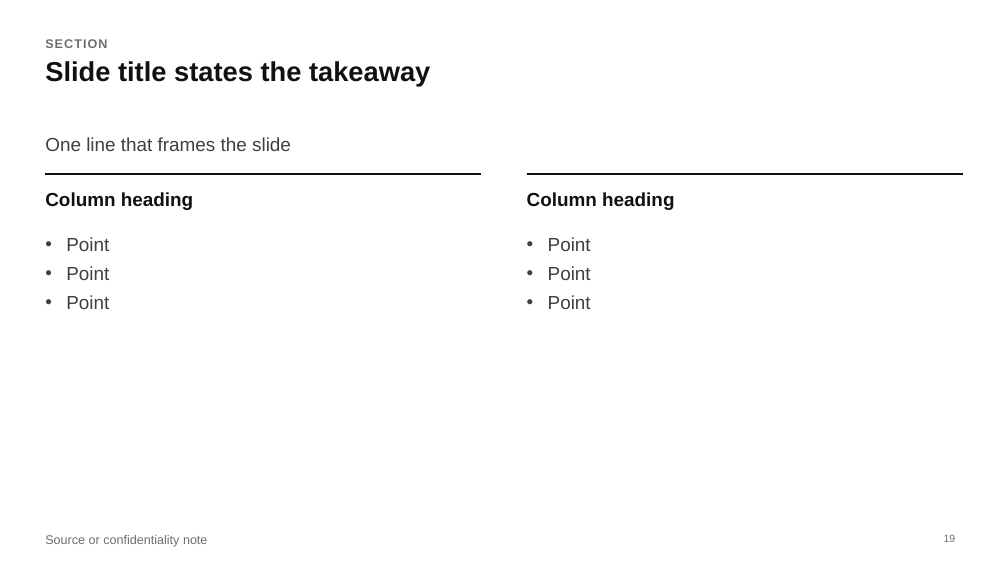
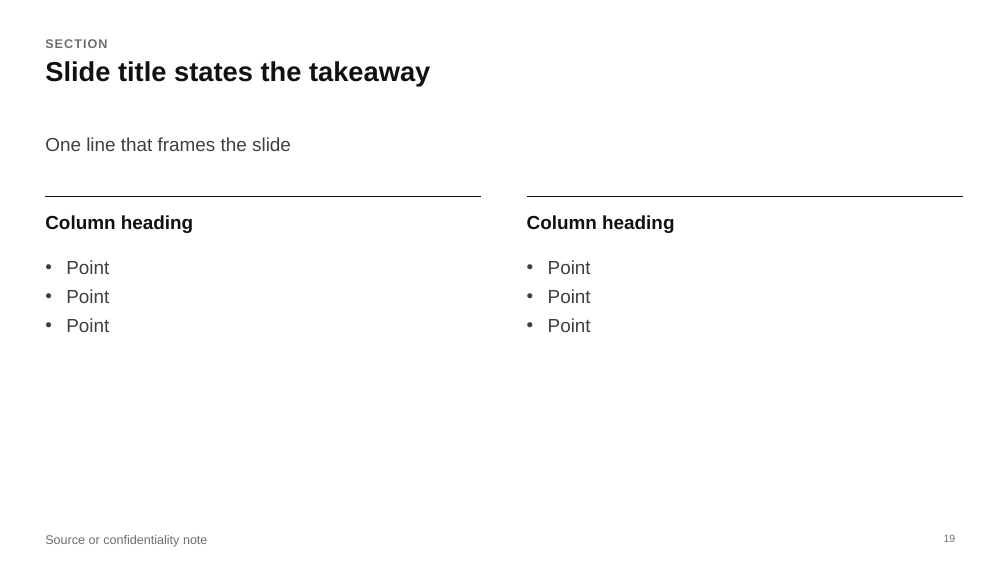
Before and after one commit to MaximeRumpler/Make_Clean_PPTX, a slide deck: slide 19 of skills/make-clean-pptx/assets/layouts.pptx. Drawn at 1008x567 pixels with LibreOffice and Linux fonts; fonts in the diff are those of the drawing. Boxes give left, top, right and bottom in pixels: in the first picture for what was removed or moved away, otherwise in the second. Text is boxed around its words. In the diff, an @@ line names an element or a change of style, - is before the commit and + after.

```diff
--- a/skills/make-clean-pptx/assets/layouts.pptx
+++ b/skills/make-clean-pptx/assets/layouts.pptx
@@ 2 texts, 2 lines: place and size @@
-2 texts, 2 lines at bbox=[45, 174, 963, 210]
+2 texts, 2 lines at bbox=[45, 197, 963, 233]
@@ text "Point": place and size @@
-text "Point" at bbox=[66, 237, 109, 309]
+text "Point" at bbox=[66, 260, 109, 332]
@@ text "Point": place and size @@
-text "Point" at bbox=[548, 237, 591, 309]
+text "Point" at bbox=[548, 260, 591, 332]
```
Also in this commit, not shown: 6 other slides changed, 12 other files.
